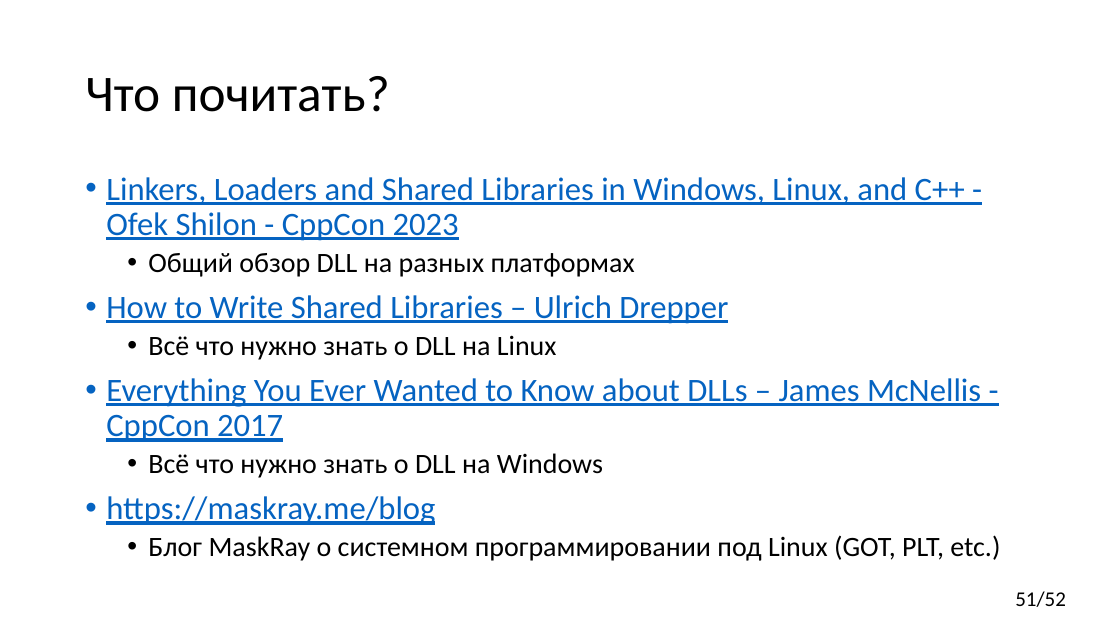
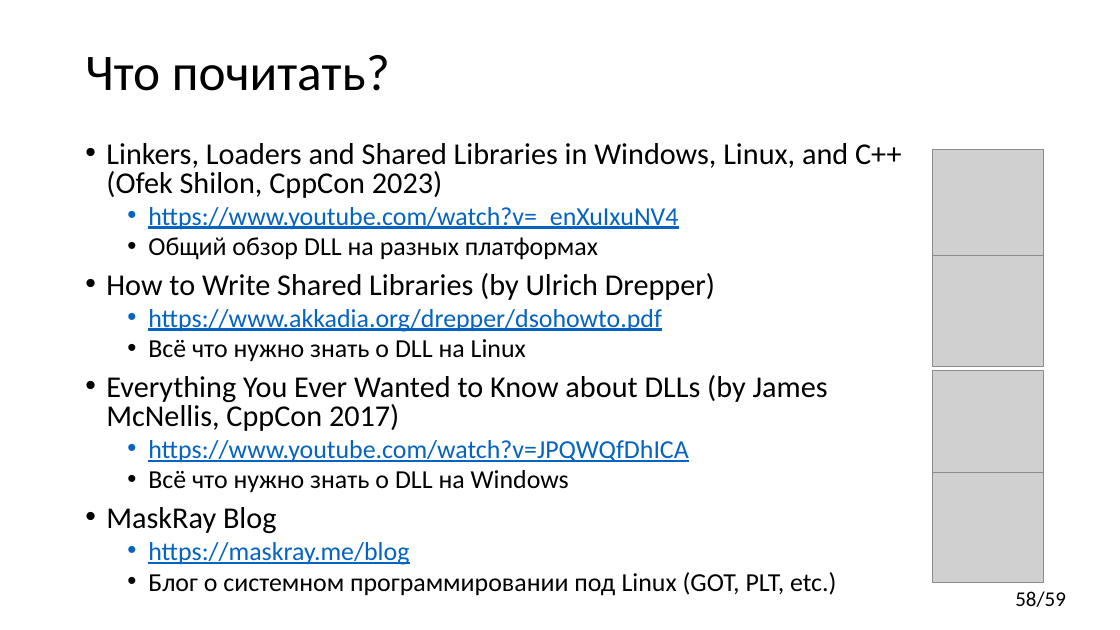
Before and after one commit to yugr/CppRussia, a slide deck: slide 58 of 2024/RU.pptx (slide 51 before the commit). Drawn at 1120x630 pixels with LibreOffice and Linux fonts; fonts in the diff are those of the drawing; grey boxes stand for pictures. Boxes give left, top, right and bottom in pixels: in the first picture for what was removed or moved away, otherwise in the second. Text is boxed around its words. In the diff, an @@ line names an element or a change of style, - is before the commit and + after.

```diff
--- a/2024/RU.pptx
+++ b/2024/RU.pptx
@@ title "Что почитать?" moved from (x1=85, y1=76, x2=390, y2=112) to (x1=85, y1=55, x2=390, y2=91) @@
@@ text "Linkers, Loaders and Shared Libraries ..." moved from (x1=106, y1=177, x2=1000, y2=561) to (x1=106, y1=143, x2=901, y2=596) @@
@@ text at (x1=106, y1=143, x2=901, y2=230): text changed; size 28 to 25.9 pt; text colour #0563C1 to #000000 @@
-• Linkers, Loaders and Shared Libraries in Windows, Linux, and C++ - Ofek Shilon - CppCon 2023
+• Linkers, Loaders and Shared Libraries in Windows, Linux, and C++ (Ofek Shilon, CppCon 2023)
+  • https://www.youtube.com/watch?v=_enXuIxuNV4
@@ picture added at (x1=933, y1=150, x2=1043, y2=260) @@
@@ text at (x1=148, y1=237, x2=598, y2=565): size 24 to 22.2 pt in "Общий обзор DLL на разных платформах", "Всё что нужно знать о DLL на ...", "Всё что нужно знать о DLL на ..."; size 28 to 22.2 pt in "https://maskray.me/blog"; line spacing 0.9 to 0.8; list level 1 to 2 in "https://maskray.me/blog" @@
@@ picture added at (x1=933, y1=256, x2=1043, y2=366) @@
@@ text at (x1=106, y1=273, x2=715, y2=332): text changed; size 28 to 22.2 pt @@
-• How to Write Shared Libraries – Ulrich Drepper
+• How to Write Shared Libraries (by Ulrich Drepper)
+  • https://www.akkadia.org/drepper/dsohowto.pdf
@@ text at (x1=106, y1=375, x2=828, y2=463): text changed; size 28 to 25.9 pt; text colour #0563C1 to #000000 @@
-• Everything You Ever Wanted to Know about DLLs – James McNellis - CppCon 2017
+• Everything You Ever Wanted to Know about DLLs (by James McNellis, CppCon 2017)
+  • https://www.youtube.com/watch?v=JPQWQfDhICA
@@ picture added at (x1=933, y1=371, x2=1043, y2=481) @@
@@ picture added at (x1=933, y1=472, x2=1043, y2=582) @@
@@ text at (x1=106, y1=507, x2=276, y2=534): paragraph added @@
+• MaskRay Blog
@@ text at (x1=148, y1=572, x2=836, y2=596): text changed; size 24 to 22.2 pt @@
-  • Блог MaskRay о системном программировании под Linux (GOT, PLT, etc.)
+  • Блог о системном программировании под Linux (GOT, PLT, etc.)
@@ page number at (x1=1015, y1=591, x2=1066, y2=607): text changed @@
-51/52
+58/59
```
Also in this commit, not shown: 17 other slides changed, 7 slides added, 1 slide removed.
